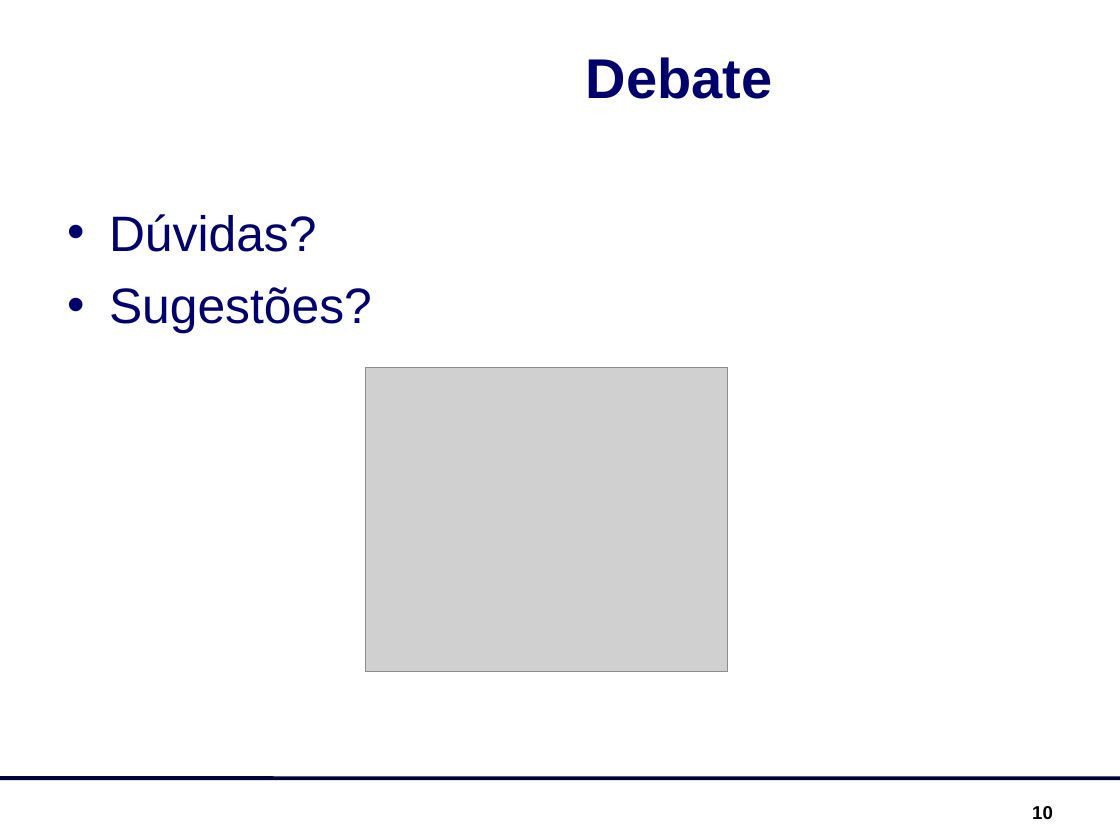
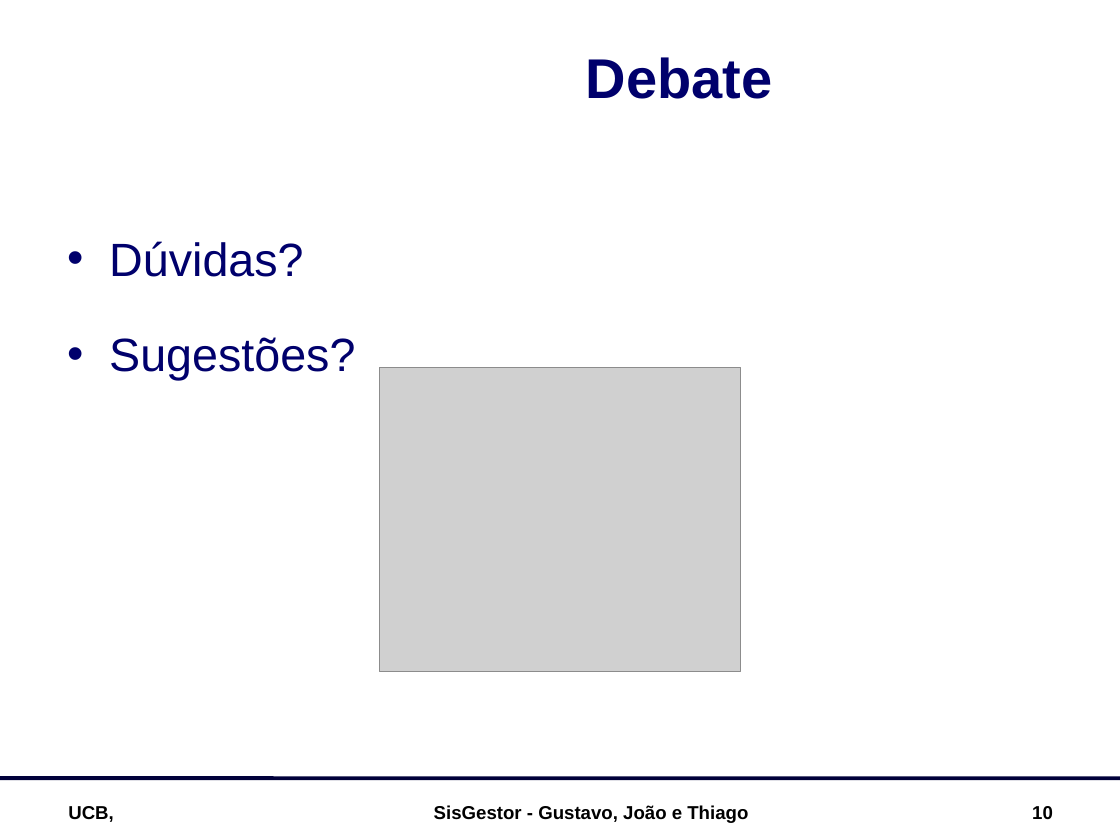
Before and after one commit to joaolce/sisgestor, a slide deck: slide 10 of documentacao/SisGestor_Apresentação.ppt. Drawn at 1120x840 pixels with LibreOffice and Linux fonts; fonts in the diff are those of the drawing; grey boxes stand for pictures; background and template pictures are left out. Boxes give left, top, right and bottom in pixels: in the first picture for what was removed or moved away, otherwise in the second. Text is boxed around its words. In the diff, an @@ line names an element or a change of style, - is before the commit and + after.

```diff
--- a/documentacao/SisGestor_Apresentação.ppt
+++ b/documentacao/SisGestor_Apresentação.ppt
@@ text "Dúvidas?" at (x1=109, y1=241, x2=355, y2=381): size 32 to 30 pt; line spacing 1 to 1.5 @@
@@ picture moved from (x1=366, y1=367, x2=728, y2=672) to (x1=380, y1=367, x2=741, y2=672) @@
@@ text added at (x1=68, y1=806, x2=114, y2=822), 12 pt, text #000000, bold @@
+UCB,
@@ text added at (x1=434, y1=805, x2=748, y2=823), 12 pt, text #000000, bold @@
+SisGestor - Gustavo, João e Thiago
```
Also in this commit, not shown: 6 other slides changed, 3 slides added, 3 slides removed, 1 other file.
